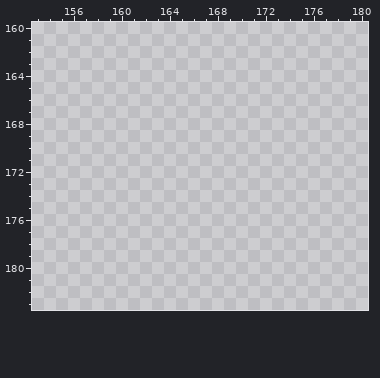
Edited in one commit: pixel-art file (BurningKnight/Content/Animations/props.ase). Above: the version before the commit.
340x601 pixels, 1 frame. Colours within 5 levels of each other are drawn and written as one. Shown: x 153..180, y 160..183.
Palette (. is transparent): 
Once edited:
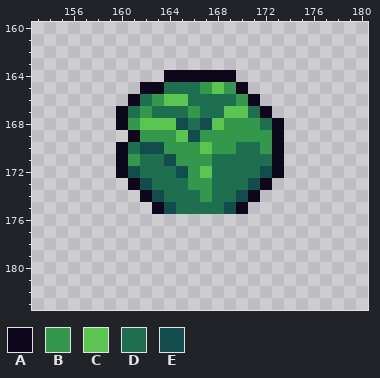
Colours new in this view: A #0e071b  B #33984b  C #5ac54f  D #1e6f50  E #134c4c
What changed:
y 164: x 164..169 ...... -> AAAAAA
y 165: x 162..170 ......... -> AADDDBCBA
y 166: x 161..171 ........... -> ADBCCDDDDBA
y 167: x 160..172 ............. -> ADBDDDBDDCCDA
y 168: x 160..173 .............. -> ABCCCEDECBBBDA
y 169: x 161..173 ............. -> ABBBCEBBBBBBA
y 170: x 160..173 .............. -> ADEEBBBCBBDDBA
y 171: x 160..173 .............. -> ABDDEBBBDDDDDA
y 172: x 160..173 .............. -> AEDDDEBCDDDDEA
y 173: x 161..172 ............ -> AEDDDBBDDDEA
y 174: x 162..171 .......... -> AEDDDBDDEA
y 175: x 163..170 ........ -> AEDDDDEA
Where, in picture pixels (left, top, right, bottom), the same in both pictures:
added: (116, 70, 284, 214)
